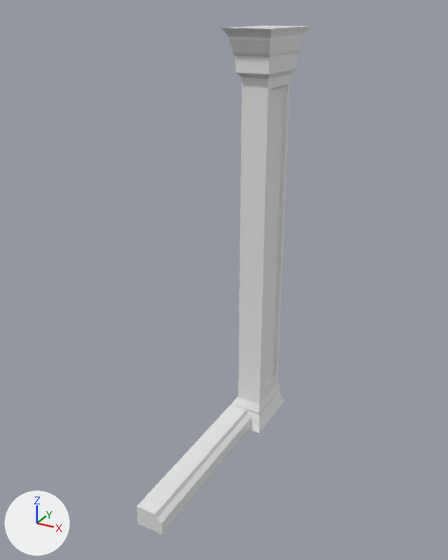
The FBX model InBetween/Assets/Assets/House Interior/Pillars and Wall Bottoms.fbx: old version first, new version second.
Rendered twice from a camera (50 mm lens) standing at (2.62, -5.27, 4.15) and looking at (0.17, -0.81, 1.93). Lighting does not change. The marker at lower left points along +X, +Y and +Z. The first picture is the older version. Where no turn or scale is listed for an object, it has been applied to the vertices.

In view in the first picture: 'Bottom', 'Pillar'.
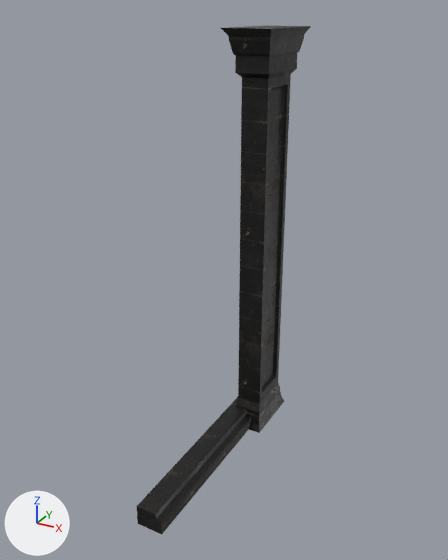
Location of each change, [x1, y1, x2, y2] in pixels of the pictures (448 x 560 px):
'Pillar', recoloured, surface changed (white to black): [221, 25, 311, 433] in both
'Bottom', recoloured (white to black): [137, 397, 251, 534] in both

The change, as a diff of the scene's bpy script:
```diff
--- a/InBetween/Assets/Assets/House Interior/Pillars and Wall Bottoms.fbx.py
+++ b/InBetween/Assets/Assets/House Interior/Pillars and Wall Bottoms.fbx.py
@@ img_wooden_floor_03_basecolor_jpg @@
+img_wooden_floor_03_basecolor_jpg = load_image('Wooden_Floor_03_basecolor.jpg', 'Wooden_Floor_03_basecolor.jpg', 2048, 2048, 'sRGB')
@@ img_wooden_floor_03_normalogl_jpg @@
+img_wooden_floor_03_normalogl_jpg = load_image('Wooden_Floor_03_normalogl.jpg', 'Wooden_Floor_03_normalogl.jpg', 2048, 2048, 'Non-Color')
@@ img_wooden_floor_03_roughness_jpg @@
+img_wooden_floor_03_roughness_jpg = load_image('Wooden_Floor_03_roughness.jpg', 'Wooden_Floor_03_roughness.jpg', 2048, 2048, 'Non-Color')
@@ mat_dark_wood_planks_001 @@
+mat_dark_wood_planks_001 = bpy.data.materials.new('Dark Wood Planks.001')
+# uses the picture img_wooden_floor_03_basecolor_jpg
+# uses the picture img_wooden_floor_03_normalogl_jpg
+# uses the picture img_wooden_floor_03_roughness_jpg
@@ me_wall_002 @@
 me_wall_002.from_pydata(...)  # 14 vertices, 9 faces; spans x -0.13..0.13, y -0.94..1.06, z -0.1..0.1
+me_wall_002.materials.append(mat_dark_wood_planks_001)
@@ me_wall_001 @@
 me_wall_001.from_pydata(...)  # 80 vertices, 78 faces; spans x -0.07..0.39, y -0.43..0.43, z 0.0..4.0
 # used by ob_pillar; location = (0.0, 0.0, 0.0)
+# me_wall_001 part 1: texture (UV) coordinates changed
+me_wall_001.materials.append(mat_dark_wood_planks_001)
```
